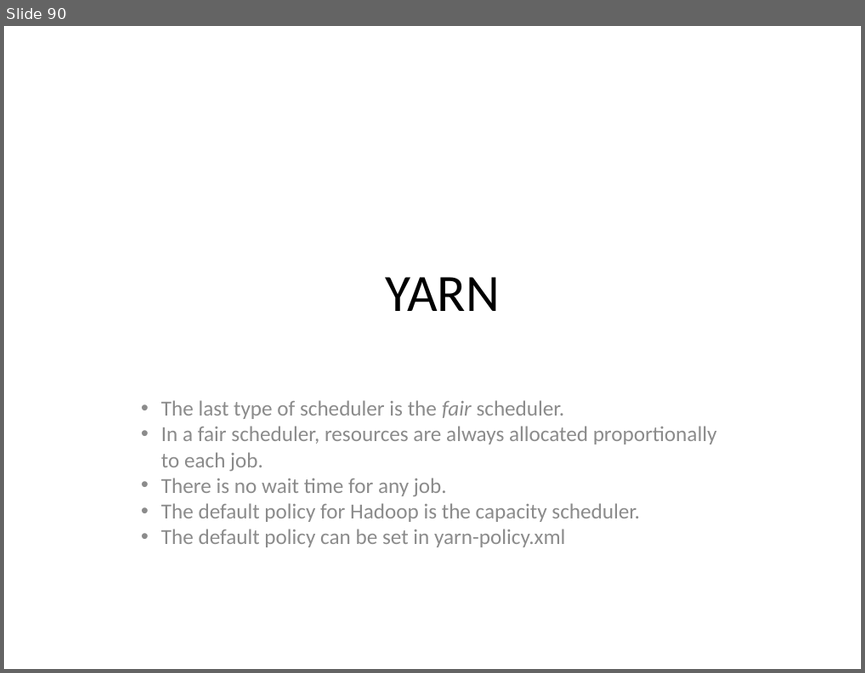
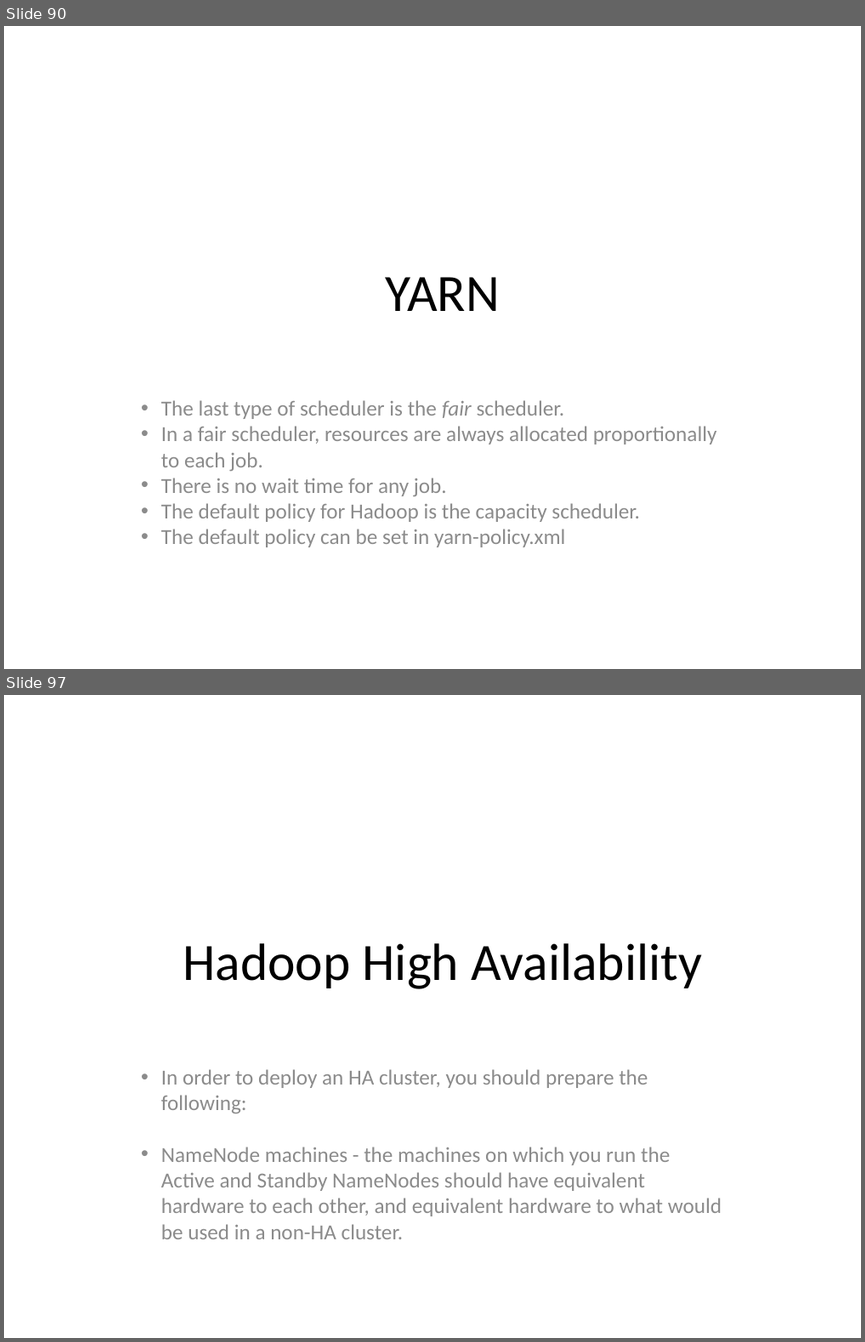
Before and after one commit to redmage123/hadoop, a slide deck: slides/The need for Big Data.pptx. Shown one above the other, each under a label of ours: slide 90 before the commit, slides 90 and 97 after it; the slides between them are not shown. The pictures are 865x673 and 865x1342 pixels, drawn with LibreOffice and Linux fonts; fonts in the diff are those of the drawing. Boxes give left, top, right and bottom in pixels: in the first picture for what was removed or moved away, otherwise in the second. Text is boxed around its words. In the diff, an @@ line names an element or a change of style, - is before the commit and + after.

Commit message:
Added HA config examples and added new chapters on Apache Spark and Hadoop HA

```diff
--- a/slides/The need for Big Data.pptx
+++ b/slides/The need for Big Data.pptx
@@ slide 97 added at (4,695,861,1338), background #FFFFFF @@
@@ text added at (182,943,702,989), 44 pt, text #000000 @@
+Hadoop High Availability
@@ text added at (161,1069,721,1239), 18 pt, text #8B8B8B @@
+• In order to deploy an HA cluster, you should prepare the following:
+• NameNode machines - the machines on which you run the Active and Standby NameNodes should have equivalent hardware to each other, and equivalent hardware to what would be used in a non-HA cluster.
```
Also in this commit, not shown: 62 other slides added, 10 other files.
